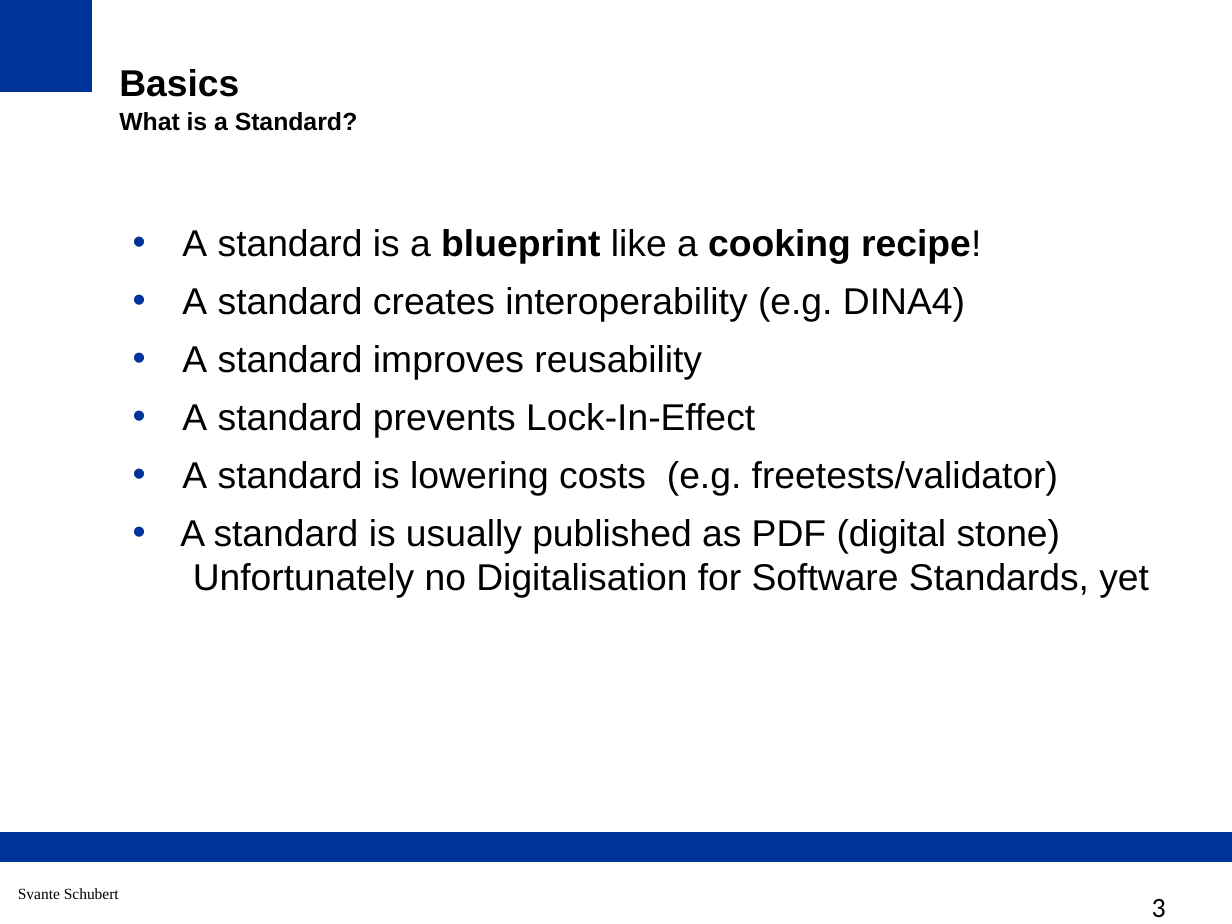
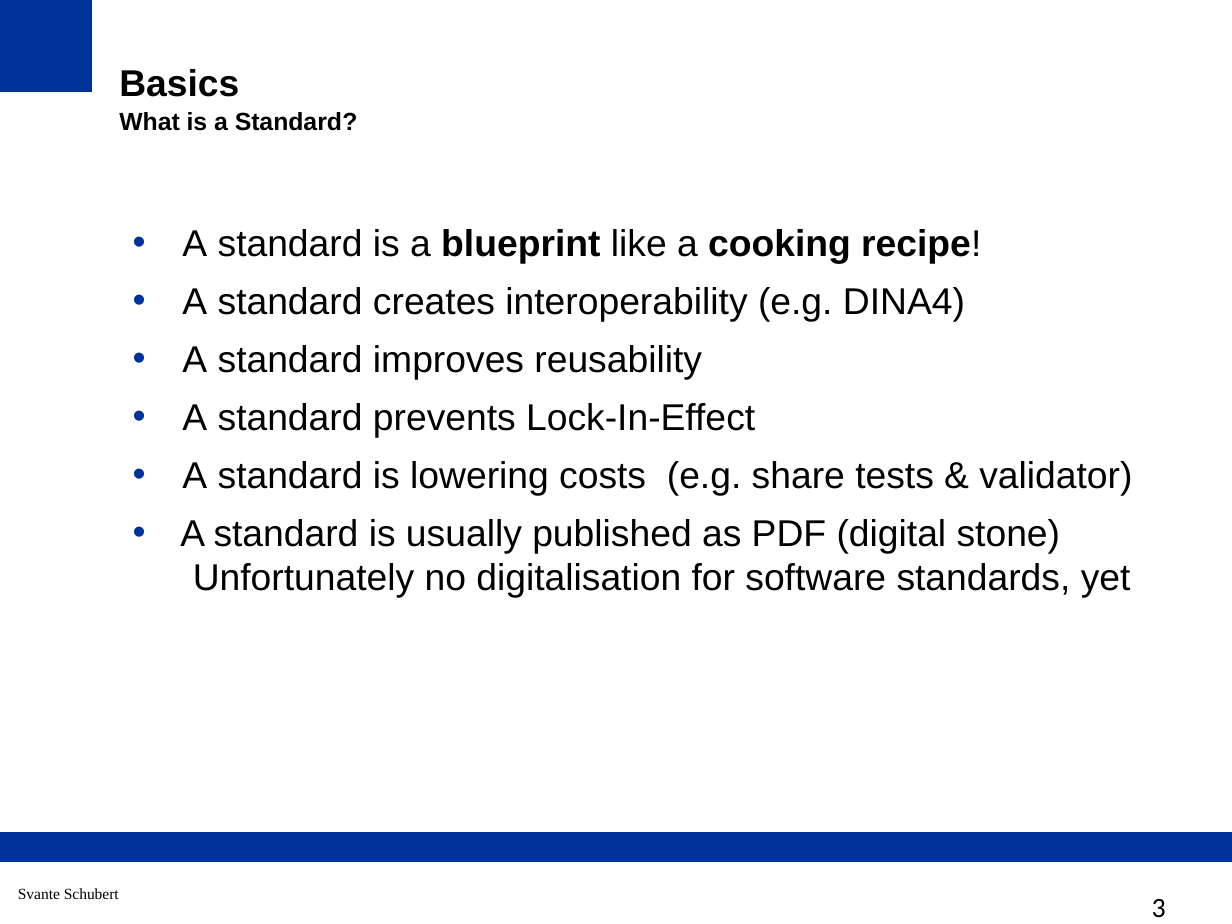
Before and after one commit to tdf/odftoolkit, a slide deck: slide 3 of docs/docs/presentations/2023 - LibreOffice Conference Bukarest - ODF and it's Toolkit.odp. Drawn at 1232x924 pixels with LibreOffice and Linux fonts; fonts in the diff are those of the drawing. Boxes give left, top, right and bottom in pixels: in the first picture for what was removed or moved away, otherwise in the second. Text is boxed around its words. In the diff, an @@ line names an element or a change of style, - is before the commit and + after.

```diff
--- a/docs/docs/presentations/2023 - LibreOffice Conference Bukarest - ODF and it's Toolkit.odp
+++ b/docs/docs/presentations/2023 - LibreOffice Conference Bukarest - ODF and it's Toolkit.odp
@@ text at (180, 461, 1132, 598): text changed @@
-• A standard is lowering costs (e.g. freetests/validator)
-• A standard is usually published as PDF (digital stone)
-  Unfortunately no Digitalisation for Software Standards, yet
+• A standard is lowering costs (e.g. share tests & validator)
+• A standard is usually published as PDF (digital stone)
+  Unfortunately no digitalisation for software standards, yet
```
Also in this commit, not shown: 7 other slides changed, 1 other file.
